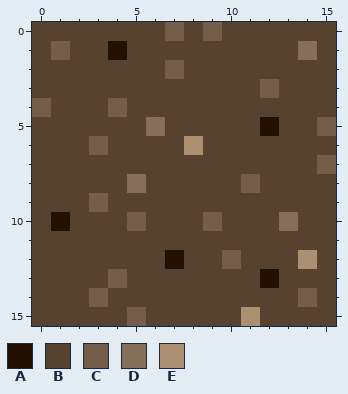
Two states of a pixel-art sprite, stuff/images/dirt.png. This is how it looked before the edit.
The file is 16x16 pixels. Colours within 5 levels of each other are drawn and written as one.
Palette (. is transparent): A #241000  B #56422e  C #745d49  D #866f58  E #ac8f71
Pixels before, first column x 0:
 0 BBBBBBBCBCBBBBBB
 1 BCBBABBBBBBBBBDB
 2 BBBBBBBCBBBBBBBB
 3 BBBBBBBBBBBBCBBB
 4 CBBBCBBBBBBBBBBB
 5 BBBBBBDBBBBBABBC
 6 BBBCBBBBEBBBBBBB
 7 BBBBBBBBBBBBBBBC
 8 BBBBBDBBBBBCBBBB
 9 BBBCBBBBBBBBBBBB
10 BABBBCBBBCBBBDBB
11 BBBBBBBBBBBBBBBB
12 BBBBBBBABBCBBBEB
13 BBBBCBBBBBBBABBB
14 BBBCBBBBBBBBBBCB
15 BBBBBCBBBBBEBBBB
Once edited:
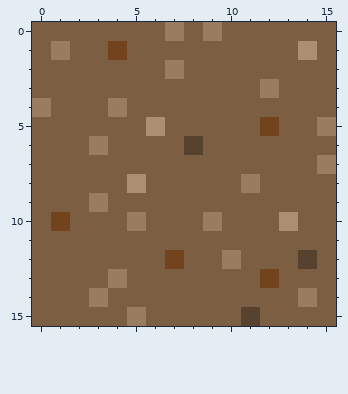
Change:
colour A: #241000 -> #72431d
colour B: #56422e -> #7c5f42
colour C: #745d49 -> #9a7c61
colour D: #866f58 -> #ac8f71
colour E: #ac8f71 -> #56422e
Changed places in both pictures, as pixel boxes (x1, y1, x2, y2):
changed: (32, 22, 336, 326)
